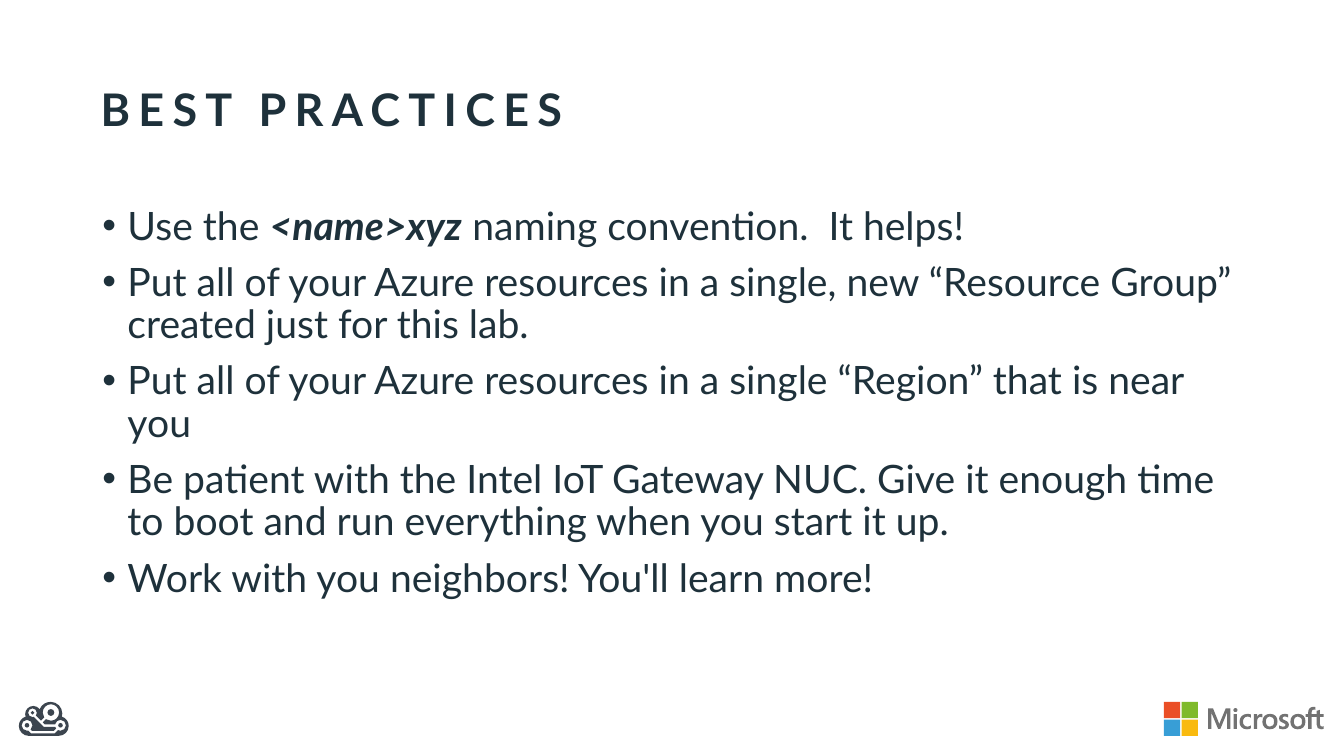
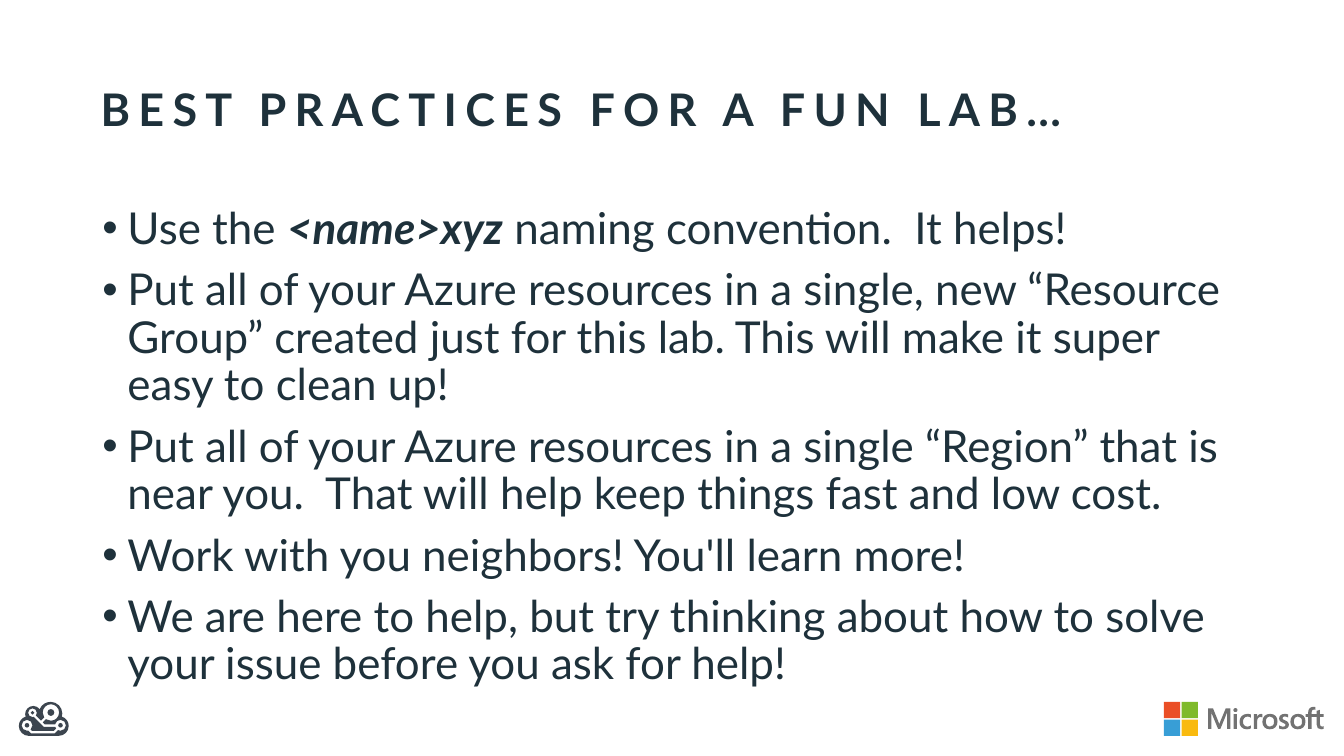
Before and after one commit to dxcamps/MicrosoftIntelIoTCamp, a slide deck: slide 48 of Slides/MicrosoftAzureIoTOverview.pptx (slide 47 before the commit). Drawn at 1344x756 pixels with LibreOffice and Linux fonts; fonts in the diff are those of the drawing. Boxes give left, top, right and bottom in pixels: in the first picture for what was removed or moved away, otherwise in the second. Text is boxed around its words. In the diff, an @@ line names an element or a change of style, - is before the commit and + after.

```diff
--- a/Slides/MicrosoftAzureIoTOverview.pptx
+++ b/Slides/MicrosoftAzureIoTOverview.pptx
@@ title at [101,93,1061,127]: text changed @@
-BEST PRACTICES
+BEST PRACTICES FOR A FUN LAB…
@@ text at [127,211,1066,579]: size 28.6 to 32 pt in "Use the <name>xyz naming convention. It helps!", "Work with you neighbors! You'll learn more!" @@
@@ text at [127,271,1220,517]: text changed; size 28.6 to 32 pt @@
-• Put all of your Azure resources in a single, new “Resource Group” created just for this lab.
-• Put all of your Azure resources in a single “Region” that is near you
-• Be patient with the Intel IoT Gateway NUC. Give it enough time to boot and run everything when you start it up.
+• Put all of your Azure resources in a single, new “Resource Group” created just for this lab. This will make it super easy to clean up!
+• Put all of your Azure resources in a single “Region” that is near you. That will help keep things fast and low cost.
@@ text at [127,599,1205,687]: paragraph added @@
+• We are here to help, but try thinking about how to solve your issue before you ask for help!
```
Also in this commit, not shown: 1 other slide changed, 2 slides added, 1 slide removed.
